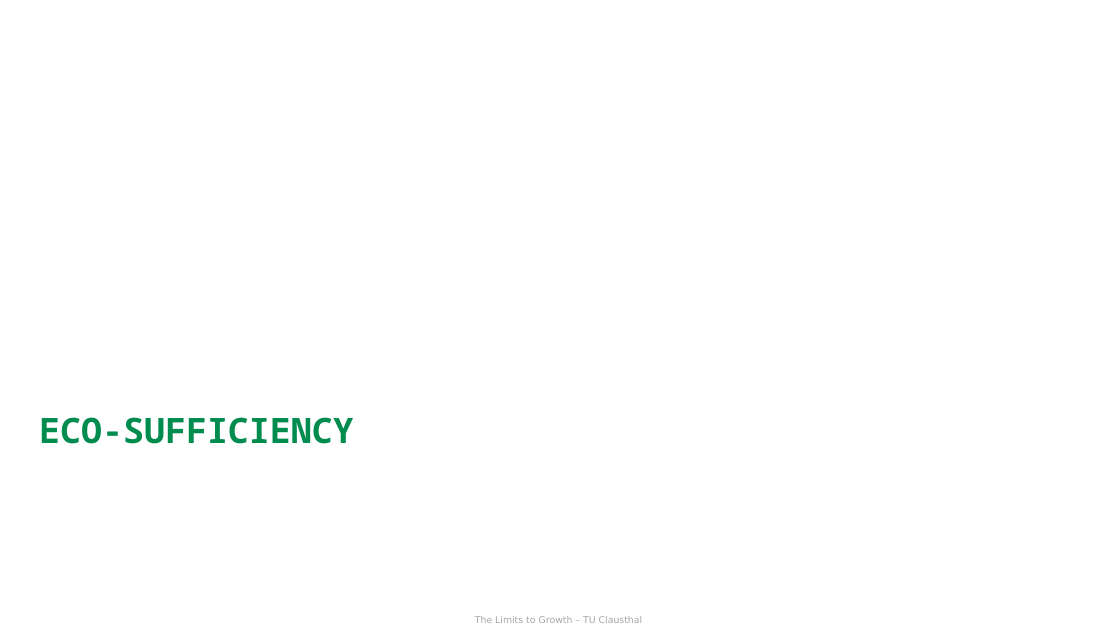
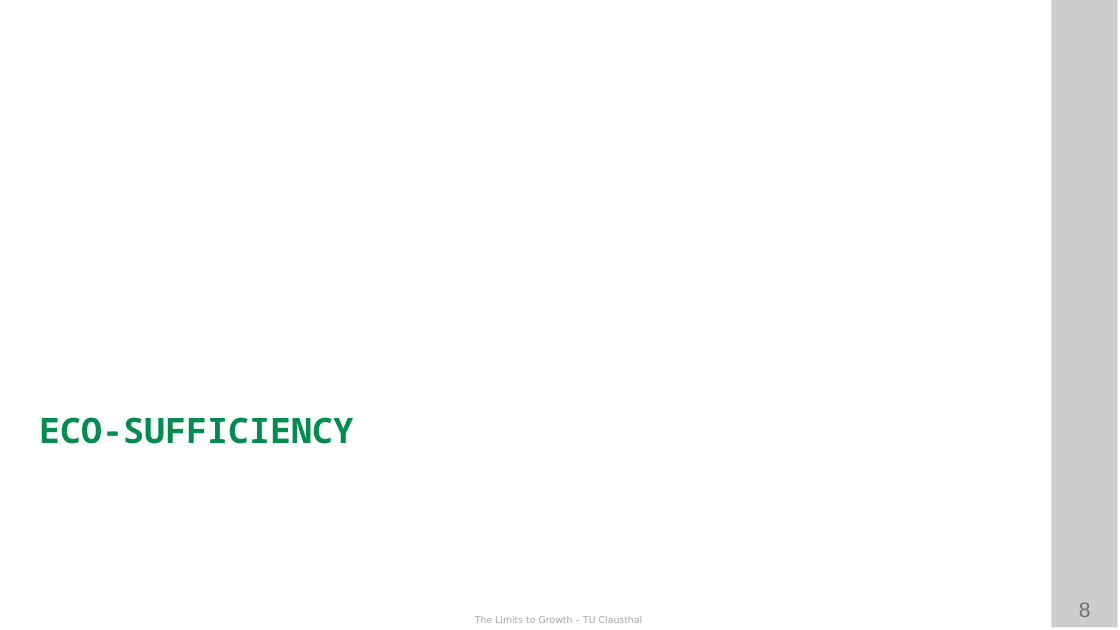
Before and after one commit to ETCE-LAB/teaching-material, a slide deck: slide 8 of The-Limits-to-Growth/LTG-L10-Beyond-the-Circular-Economy--Part-1.pptx. Drawn at 1120x630 pixels with LibreOffice and Linux fonts; fonts in the diff are those of the drawing; background and template pictures are left out. Boxes give left, top, right and bottom in pixels: in the first picture for what was removed or moved away, otherwise in the second. Text is boxed around its words. In the diff, an @@ line names an element or a change of style, - is before the commit and + after.

```diff
--- a/The-Limits-to-Growth/LTG-L10-Beyond-the-Circular-Economy--Part-1.pptx
+++ b/The-Limits-to-Growth/LTG-L10-Beyond-the-Circular-Economy--Part-1.pptx
@@ rectangle added at box(1052, 0, 1118, 628), fill #000000 at 10% opacity @@
@@ rectangle added at box(1052, 0, 1118, 628), fill #000000 at 10% opacity @@
@@ page number added at box(1079, 602, 1091, 617), 18 pt, text #808080 @@
+8
```
Also in this commit, not shown: 6 other slides changed, 1 slide added, 3 other files.
